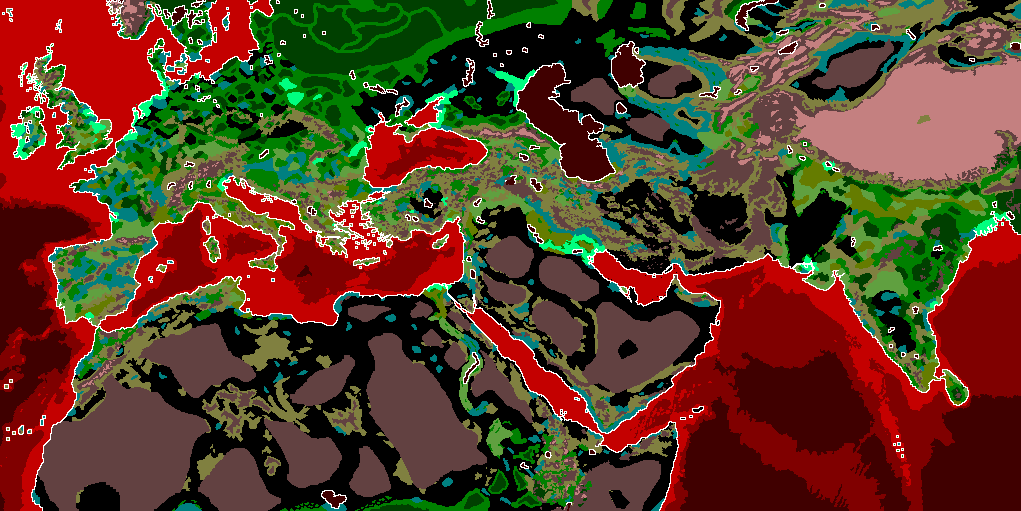
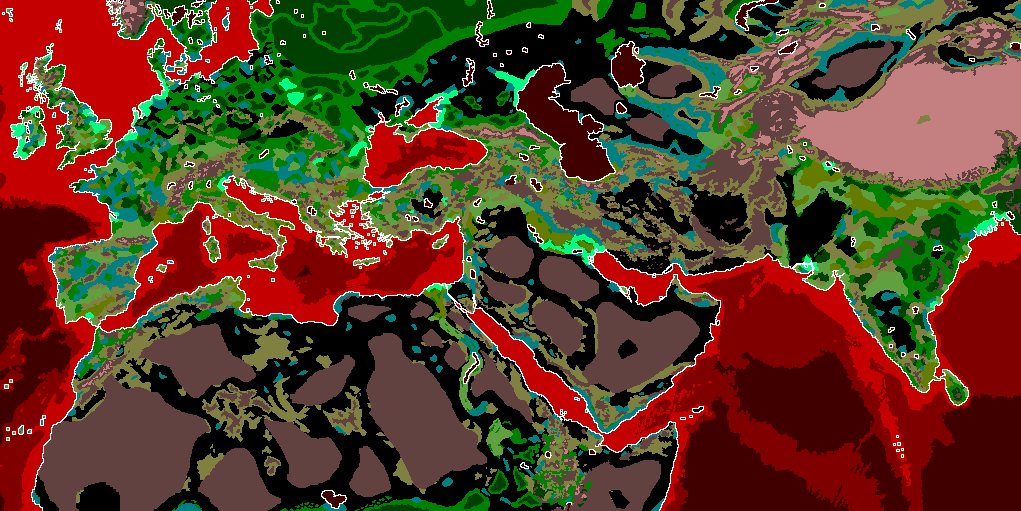
The second 1021x511 image is a revision of the first. Changes to its layers:
painted on "map_ground_types" over 316, 157, 615, 245
